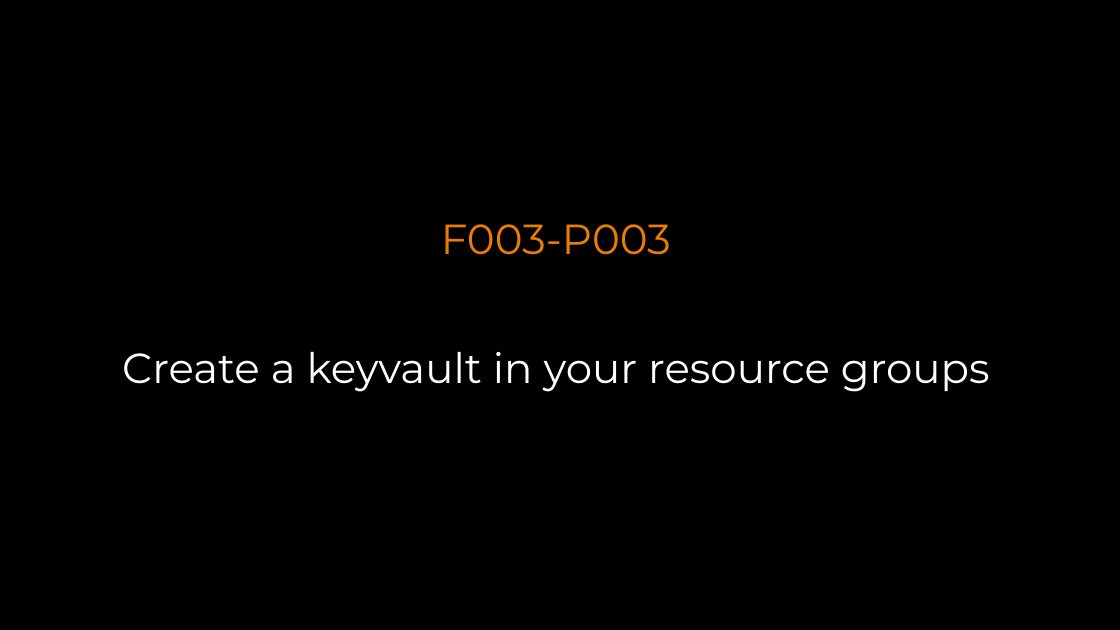
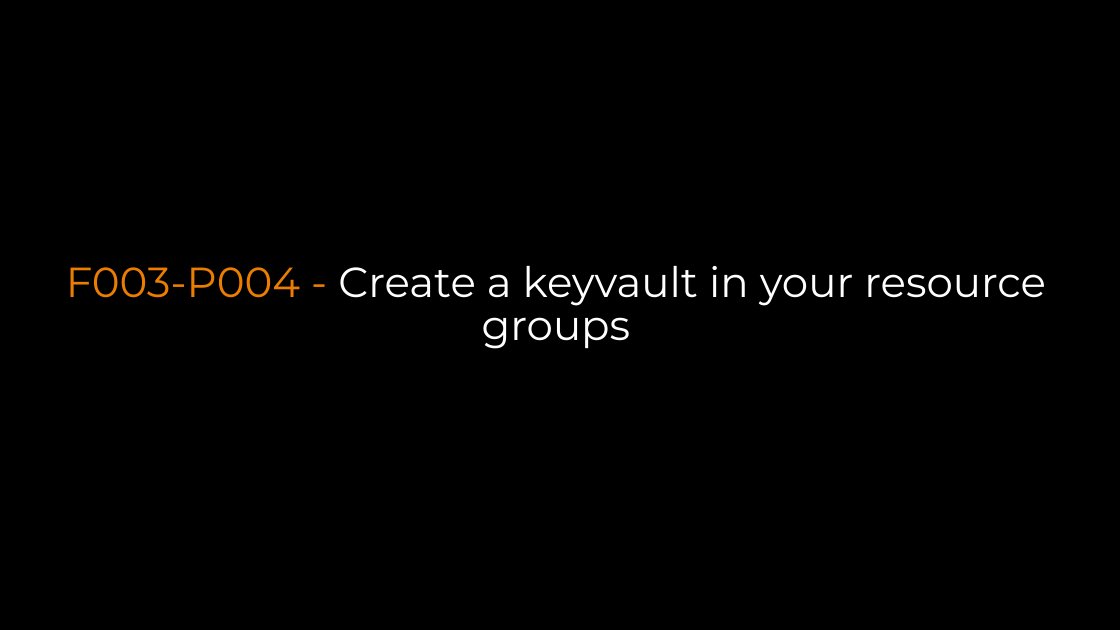
Before and after one commit to gourav8jain/Test-GDBC-2018, a slide deck: slide 30 of Challenges.pptx (slide 16 before the commit). Drawn at 1120x630 pixels with LibreOffice and Linux fonts; fonts in the diff are those of the drawing; background and template pictures are left out. Boxes give left, top, right and bottom in pixels: in the first picture for what was removed or moved away, otherwise in the second. Text is boxed around its words. In the diff, an @@ line names an element or a change of style, - is before the commit and + after.

```diff
--- a/Challenges.pptx
+++ b/Challenges.pptx
@@ text at [66, 266, 1046, 349]: text changed @@
-F003-P003
-Create a keyvault in your resource groups
+F003-P004 - Create a keyvault in your resource groups
```
Also in this commit, not shown: 5 other slides changed, 17 slides added, 1 slide removed, 1 other file.
